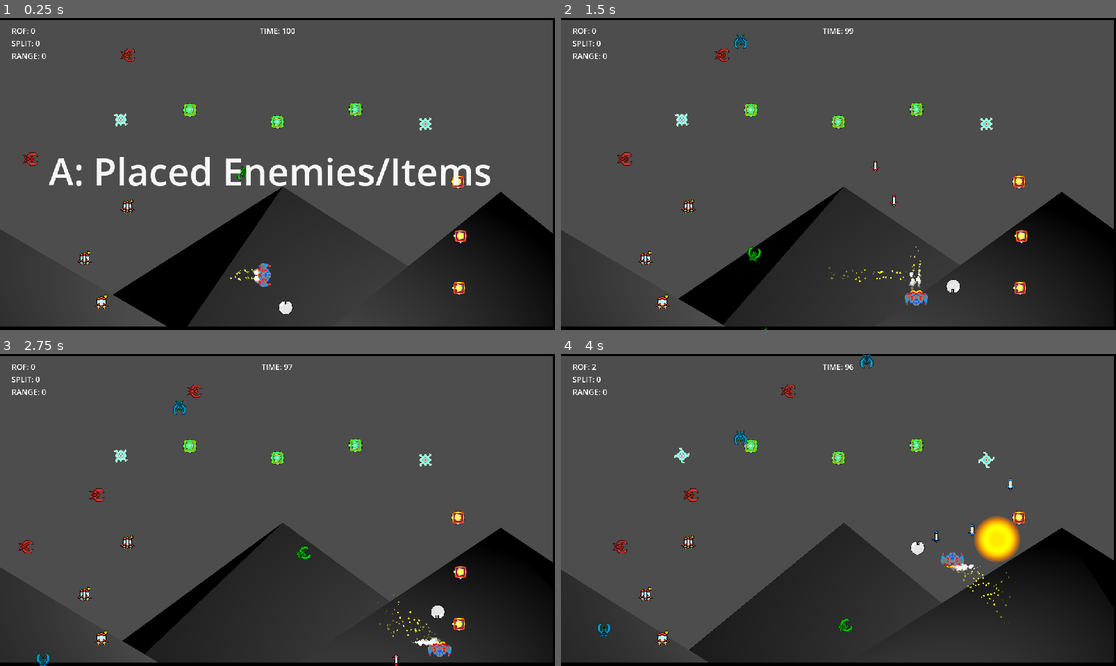
Above: before the commit, frames 1-4 (two rows, left to right).
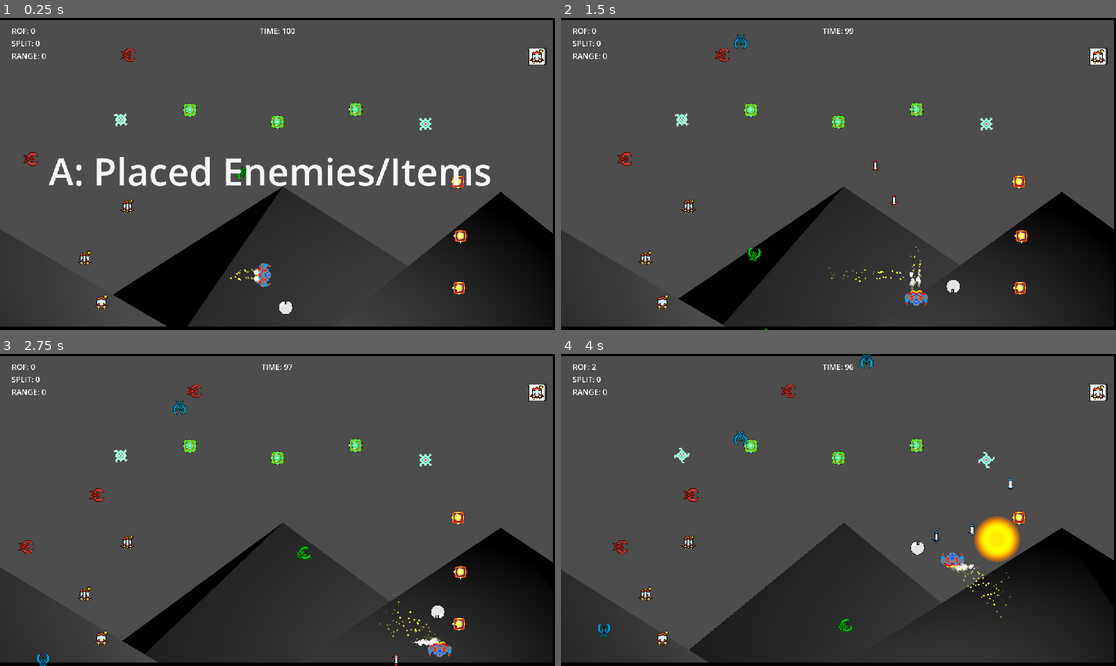
Above: after the commit, the same moments.

Repository: gamkedo-la/AttackStackCharlie
Game: Godot game, scene res://Levels/TestLevelA.tscn
The game is run twice, just before and just after one commit, with the same random seed, the same clock (stepped at 60 frames per second) and the same inputs. This scene is started directly instead of the project's main scene. Sound files missing from this copy of the repository are replaced by a short silence.
Inputs:
- Up to frame 1 (0.25 s): no input
- Up to frame 2 (1.5 s): hold D (move right) 0.53-1.28 s; hold Space (shoot) 0.53-1.28 s; hold S (move down) from 1.28 s (still down); tap Space (shoot) at 1.35 s
- Up to frame 3 (2.75 s): release S (move down) at 2.03 s; hold D (move right) from 2.03 s (still down); hold Space (shoot) from 2.03 s (still down)
- Up to frame 4 (4 s): release D (move right) at 2.78 s; release Space (shoot) at 2.78 s; hold W (move up) 2.78-3.53 s; tap Space (shoot) at 2.85 s; hold A (move left) from 3.53 s (still down); hold Space (shoot) from 3.53 s (still down)

The runs differ from the first frame. In frame 1, 0.2% of the frame differs, in the area x 94-99%, y 9-16%; in frame 2, 0.2%; in frame 3, 0.2%; in frame 4, 0.2%.

Commit message:
Add weapon spread level UI icon

Diff:
--- a/Levels/EveryLevelReusedStuff.tscn
+++ b/Levels/EveryLevelReusedStuff.tscn
@@ -12,6 +12,7 @@
 [ext_resource type="AudioStream" uid="uid://byeot2c34tyb6" path="res://Raw Source Files/AUDIO/SFX/Sx_EnemyWeapon_Basic_Fire_08.wav" id="10_8idhy"]
 [ext_resource type="AudioStream" uid="uid://58f3fauypuul" path="res://Raw Source Files/AUDIO/SFX/Sx_EnemyWeapon_Basic_Fire_09.wav" id="11_18cia"]
 [ext_resource type="AudioStream" uid="uid://dxgt70jp13sar" path="res://Raw Source Files/AUDIO/SFX/Sx_EnemyWeapon_Basic_Fire_10.wav" id="12_y1uoe"]
+[ext_resource type="PackedScene" uid="uid://c5fwr288dn55u" path="res://UI/HUD/hud.tscn" id="13_urwts"]
 
 [sub_resource type="AudioStreamRandomizer" id="AudioStreamRandomizer_irrt5"]
 random_pitch = 1.5
@@ -137,3 +138,7 @@
 wait_time = 100.0
 one_shot = true
 autostart = true
+
+[node name="Control" parent="." instance=ExtResource("13_urwts")]
+
+[connection signal="player_upgraded" from="Player" to="Control" method="_on_upgrade_received"]
--- a/Player/player.gd
+++ b/Player/player.gd
@@ -5,6 +5,7 @@
 signal player_moved(new_position)
 signal player_turned(new_facing)
 signal player_fired(ship)
+signal player_upgraded(type)
 
 const SHIP_SPEED = 250
 const SHOT_SPREAD = 25
@@ -77,6 +78,7 @@
 	for key in shot_levels_dict:
 		player_upgrade_status.text += (key + ": " + str(shot_levels_dict[key]) + "\n");
 	# print(shot_levels_dict)
+	player_upgraded.emit(type)
 
 
 func fire():
--- /dev/null
+++ b/UI/HUD/hud.gd
@@ -0,0 +1,19 @@
+extends Control
+
+const LEVEL_TYPE = preload("res://Globals/level_type_enum.gd").LevelType
+
+@onready var spread_stack = get_node("SpreadStack")
+
+# Called when the node enters the scene tree for the first time.
+func _ready():
+	pass # Replace with function body.
+
+
+# Called every frame. 'delta' is the elapsed time since the previous frame.
+func _process(delta):
+	pass
+
+
+func _on_upgrade_received(type):
+	if (LEVEL_TYPE[type] == LEVEL_TYPE.SPLIT):
+		spread_stack.frame += 1
--- /dev/null
+++ b/UI/HUD/hud.tscn
@@ -0,0 +1,54 @@
+[gd_scene load_steps=8 format=3 uid="uid://c5fwr288dn55u"]
+
+[ext_resource type="Texture2D" uid="uid://deq1i801jjmr2" path="res://UI/HUD/rocket-power-stack.png" id="1_5lbxk"]
+[ext_resource type="Script" path="res://UI/HUD/hud.gd" id="1_axetl"]
+
+[sub_resource type="AtlasTexture" id="AtlasTexture_k72kp"]
+atlas = ExtResource("1_5lbxk")
+region = Rect2(0, 0, 44, 80)
+
+[sub_resource type="AtlasTexture" id="AtlasTexture_rj8ot"]
+atlas = ExtResource("1_5lbxk")
+region = Rect2(44, 0, 44, 80)
+
+[sub_resource type="AtlasTexture" id="AtlasTexture_siear"]
+atlas = ExtResource("1_5lbxk")
+region = Rect2(88, 0, 44, 80)
+
+[sub_resource type="AtlasTexture" id="AtlasTexture_jhvsc"]
+atlas = ExtResource("1_5lbxk")
+region = Rect2(132, 0, 44, 80)
+
+[sub_resource type="SpriteFrames" id="SpriteFrames_r8p3d"]
+animations = [{
+"frames": [{
+"duration": 1.0,
+"texture": SubResource("AtlasTexture_k72kp")
+}, {
+"duration": 1.0,
+"texture": SubResource("AtlasTexture_rj8ot")
+}, {
+"duration": 1.0,
+"texture": SubResource("AtlasTexture_siear")
+}, {
+"duration": 1.0,
+"texture": SubResource("AtlasTexture_jhvsc")
+}],
+"loop": false,
+"name": &"new_animation",
+"speed": 5.0
+}]
+
+[node name="HUD" type="Control"]
+layout_mode = 3
+anchors_preset = 15
+anchor_right = 1.0
+anchor_bottom = 1.0
+grow_horizontal = 2
+grow_vertical = 2
+script = ExtResource("1_axetl")
+
+[node name="SpreadStack" type="AnimatedSprite2D" parent="."]
+position = Vector2(1114, 62)
+sprite_frames = SubResource("SpriteFrames_r8p3d")
+animation = &"new_animation"
Not shown: 1 places in Levels/EveryLevelReusedStuff.tscn that only renumber resources
Not shown, added: UI/HUD/rocket-power-stack.png.import
